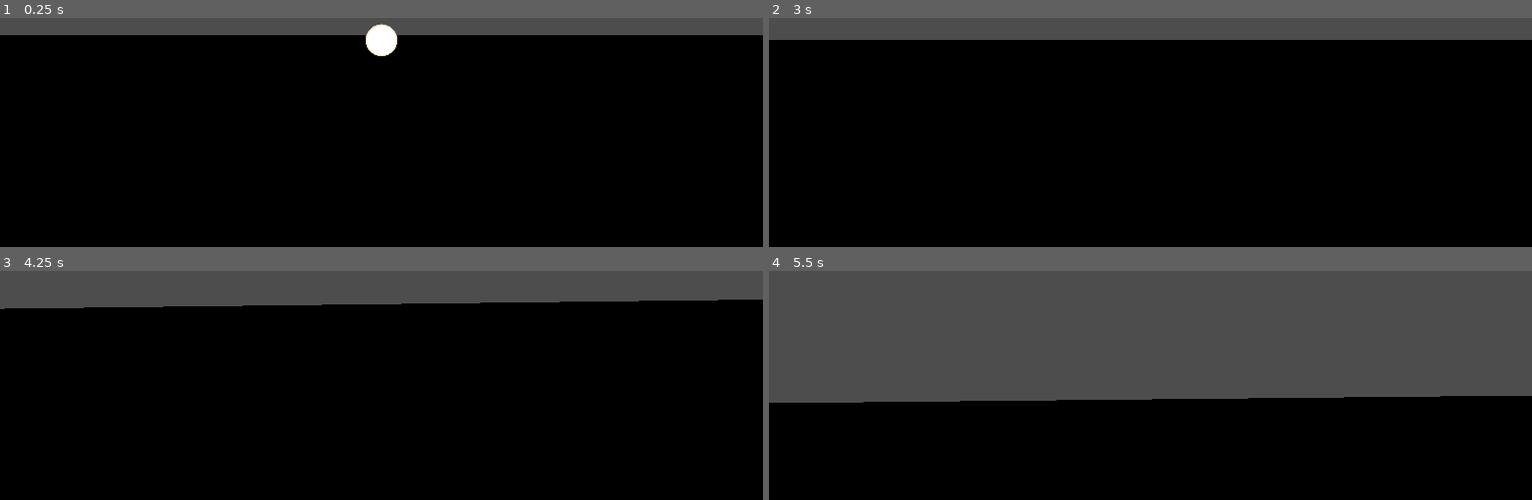
Above: before the commit, frames 1-4 (two rows, left to right).
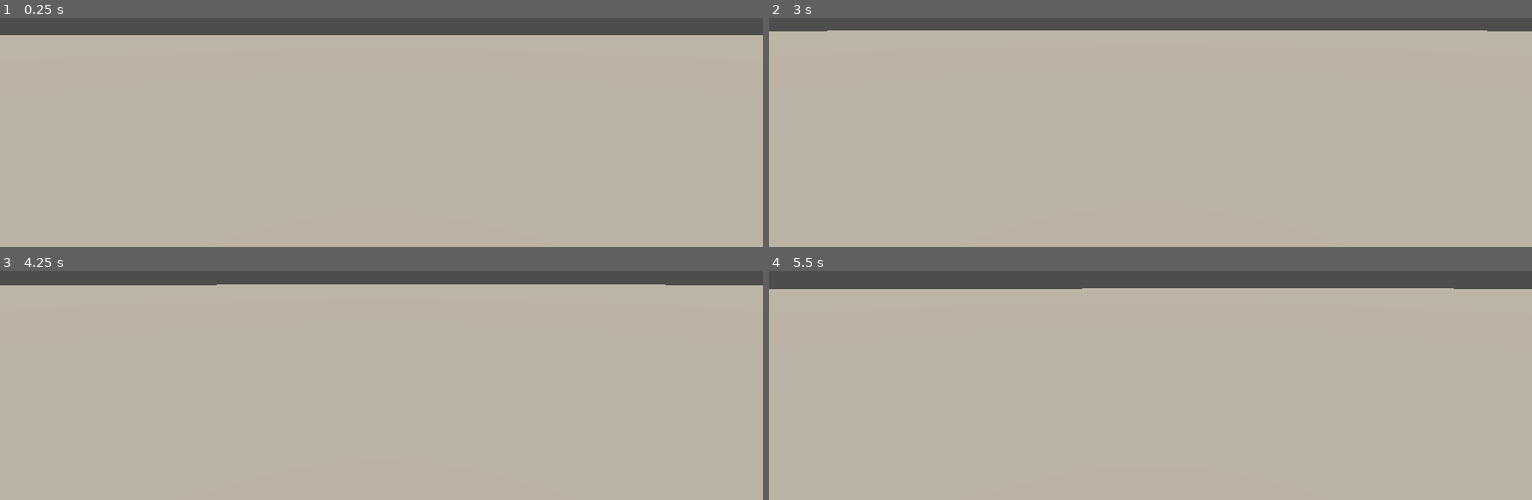
Above: after the commit, the same moments.

Repository: MichaelReel/Island-Generator-for-Godot-4
Game: Godot game, scene res://view/Main.tscn
Two runs of this game, one before a commit and one after it. Both use one fixed random seed, a clock stepped at 60 frames per second and the inputs below.
Inputs (mouse positions are in pixels of both pictures, inside the frame that each line leads up to):
- Up to frame 1 (0.25 s): no input
- Up to frame 2 (3 s): tap Enter at 0.5, 2 s; move the mouse to (1188, 31) at 0.52 s; hold W (forward) from 0.53 s (still down); tap Space (up) at 1.25, 2.75 s; move the mouse to (1112, 34) at 1.27 s; move the mouse to (1165, 24) at 2.02 s; move the mouse to (1142, 38) at 2.77 s
- Up to frame 3 (4.25 s): keep holding W (forward); tap Enter at 3.5 s; move the mouse to (434, 291) at 3.52 s
- Up to frame 4 (5.5 s): keep holding W (forward); move the mouse to (1089, 280) at 4.27 s; move the mouse to (1158, 284) at 5.02 s

The runs differ from the first frame. In frame 1, 93% of the frame differs, in the area x 0-100%, y 2-100%; in frame 2, 95%, in the area x 0-100%, y 5-100%; in frame 3, 94%; in frame 4, 92%.

Commit message:
Porting a bit more of the framework code

Diff:
--- /dev/null
+++ b/lib/terrain/HighLevelTerrain.gd
@@ -0,0 +1,80 @@
+class_name HighLevelTerrain
+extends Object
+"""
+This object is collects stages for generating a highlevel outline of a terrain.
+This works out the land edges and the major bodies of water
+and can be used as a base reference for other terrain features
+"""
+
+signal stage_complete(stage, duration)
+signal all_stages_complete()
+
+
+#var grid: Grid
+#var _island_stage: IslandStage
+#var _regions_stage: RegionStage
+#var _lake_stage: LakeStage
+#var _height_stage: HeightStage
+#var _river_stage: RiverStage
+#var _civil_stage: CivilStage
+#var _cliff_stage: CliffStage
+
+func _init(
+	random_seed: int,
+	edge_length: float,
+	edges_across: int,
+	diff_height: float,
+	diff_max_multi: int,
+	erode_depth: float,
+	land_cell_limit: int,
+	river_count: int,
+	slope_penalty: float,
+	river_penalty: float,
+	cliff_min_slope: float,
+	debug_color_map: DebugColorDict
+) -> void:
+	var rng = RandomNumberGenerator.new()
+	rng.seed = random_seed
+#	grid = Grid.new(edge_length, edges_across, debug_color_map.base_color)
+#	_island_stage = IslandStage.new(grid,  debug_color_map.land_color, land_cell_limit, rng.randi())
+#	_regions_stage = RegionStage.new(_island_stage.get_region(), debug_color_map.region_colors, rng.randi())
+#	_lake_stage = LakeStage.new(_regions_stage, debug_color_map.lake_colors, rng.randi())
+#	_height_stage = HeightStage.new(_island_stage.get_region(), _lake_stage, diff_height, diff_max_multi, rng.randi())
+#	_river_stage = RiverStage.new(grid, _lake_stage, river_count, debug_color_map.river_color, erode_depth, rng.randi())
+#	_civil_stage = CivilStage.new(grid, _lake_stage, slope_penalty, river_penalty)
+#	_cliff_stage = CliffStage.new(grid, _lake_stage, debug_color_map.cliff_color, cliff_min_slope)
+
+
+func perform() -> void:
+	var stages = [
+#		_island_stage,
+#		_regions_stage,
+#		_lake_stage,
+#		_height_stage,
+#		_river_stage,
+#		_civil_stage,
+#		_cliff_stage,
+	]
+
+	for stage in stages:
+		var time_start = Time.get_ticks_msec()
+		stage.perform()
+		emit_signal("stage_complete", stage, Time.get_ticks_msec() - time_start)
+
+	emit_signal("all_stages_complete")
+
+
+#func get_lakes() -> Array:  # -> Array[Region]
+#	return _lake_stage.get_regions()
+#
+#func get_rivers() -> Array:  # -> Array[EdgePath]
+#	return _river_stage.get_rivers()
+#
+#func get_road_paths() -> Array:  # -> Array[TrianglePaths]
+#	return _civil_stage.get_road_paths()
+#
+#func get_road_junctions() -> Array:  # -> Array[Triangle]
+#	return _civil_stage.get_junctions()
+#
+#func get_cliff_surfaces() -> Array:  # -> Array[Array[Triangle]]
+#	return _cliff_stage.get_cliff_surfaces()
--- /dev/null
+++ b/lib/terrain/Stage.gd
@@ -0,0 +1,8 @@
+class_name Stage
+extends Object  # TODO: StageUtils
+"""
+Base interface for each stage
+"""
+
+func perform() -> void:
+	pass
--- /dev/null
+++ b/lib/util/DebugColorDict.gd
@@ -0,0 +1,27 @@
+class_name DebugColorDict
+extends Resource
+
+@export var base_color: Color = Color8(24, 64, 24, 255)
+@export var land_color: Color = Color8(32, 96, 32, 255)
+@export var region_colors := PackedColorArray([
+	land_color, # Color8(  0,   0, 192, 255),
+	land_color, # Color8(  0, 192,   0, 255),
+	land_color, # Color8(192,   0,   0, 255),
+	land_color, # Color8(  0, 192, 192, 255),
+	land_color, # Color8(192, 192,   0, 255),
+	land_color, # Color8(192,   0, 192, 255),
+])
+@export var river_color: Color = Color8(32, 32, 192, 255)
+@export var head_color: Color = river_color # Color8(0, 0, 86, 255)
+@export var mouth_color: Color = river_color # Color8(128, 128, 255, 255)
+@export var lake_colors := PackedColorArray([
+	river_color, # Color8( 48,  48, 192, 255),
+	river_color, # Color8( 32,  32, 192, 255),
+	river_color, # Color8( 16,  16, 192, 255),
+])
+@export var settlement_color: Color = Color8(64, 64, 64, 255)
+@export var road_cell_color: Color = Color8(32, 96, 32, 255)
+@export var road_color: Color = Color8(48, 80, 48, 255)
+@export var junction_marker_color: Color = Color8(64, 48, 32, 255)
+@export var cliff_color: Color = Color8(176, 192, 176, 255)
+@export var special_debug_color: Color = Color8(192, 32, 192, 255)
--- /dev/null
+++ b/lib/util/debug_color_dict.tres
@@ -0,0 +1,19 @@
+[gd_resource type="Resource" script_class="DebugColorDict" load_steps=2 format=3 uid="uid://b1jnfhw6prua2"]
+
+[ext_resource type="Script" path="res://lib/util/DebugColorDict.gd" id="1_qi68n"]
+
+[resource]
+script = ExtResource("1_qi68n")
+base_color = Color(0.0941176, 0.25098, 0.0941176, 1)
+land_color = Color(0.12549, 0.376471, 0.12549, 1)
+region_colors = PackedColorArray(0.12549, 0.376471, 0.12549, 1, 0.12549, 0.376471, 0.12549, 1, 0.12549, 0.376471, 0.12549, 1, 0.12549, 0.376471, 0.12549, 1, 0.12549, 0.376471, 0.12549, 1, 0.12549, 0.376471, 0.12549, 1)
+river_color = Color(0.12549, 0.12549, 0.752941, 1)
+head_color = null
+mouth_color = null
+lake_colors = PackedColorArray(0.12549, 0.376471, 0.12549, 1, 0.12549, 0.376471, 0.12549, 1, 0.12549, 0.376471, 0.12549, 1)
+settlement_color = Color(0.25098, 0.25098, 0.25098, 1)
+road_cell_color = Color(0.12549, 0.376471, 0.12549, 1)
+road_color = Color(0.188235, 0.313726, 0.188235, 1)
+junction_marker_color = Color(0.25098, 0.188235, 0.12549, 1)
+cliff_color = Color(0.690196, 0.752941, 0.690196, 1)
+special_debug_color = Color(0.752941, 0.12549, 0.752941, 1)
--- a/materials/debug_water_surface.tres
+++ b/materials/debug_water_surface.tres
@@ -2,4 +2,4 @@
 
 [resource]
 transparency = 1
-albedo_color = Color(0.0901961, 0.45098, 0.870588, 0.329412)
+albedo_color = Color(0.0901961, 0.45098, 0.870588, 0.784314)
--- a/view/IslandDebugMesh.gd
+++ b/view/IslandDebugMesh.gd
@@ -1,76 +1,50 @@
 extends MeshInstance3D
 
-#@export var random_seed: int = -6398989897141750821 + 3
-#@export var stages_in_thread: bool = true
-#@export var debug_color_dict: Resource
-#@export_category("Grid Size")
-#@export var edge_length: float = 10.0
-#@export var edges_across: int = 100
-#@export_category("Height Map Settings")
-#@export var diff_height: float = 2.0
-#@export var diff_max_multi: int = 3
-#@export var erode_depth: float = 1.0
-#@export_category("Generator Settings")
-#@export var land_cell_limit: int = 4000
-#@export var river_count: int = 30
-#@export var road_slope_penalty: float = 5.0
-#@export var road_river_crossing_penalty: float = 10.0
-#@export var cliff_min_slope: float = 5.0
-#
-#var thread: Thread
-#var high_level_terrain: HighlevelTerrain
-#var last_cursor_triangle: Triangle
-#
-#@onready var _water_material := preload("res://materials/water_surface.tres")
-#@onready var _terrain_material := preload("res://materials/terrain_surface.tres")
-#@onready var _surface_pin := $SurfacePin
-#@onready var _surface_cursor_mesh := $CursorMesh
-#
-#func _ready() -> void:
-#	high_level_terrain = HighlevelTerrain.new(
-#		random_seed,
-#		edge_length,
-#		edges_across,
-#		diff_height,
-#		diff_max_multi,
-#		erode_depth,
-#		land_cell_limit,
-#		river_count,
-#		road_slope_penalty,
-#		road_river_crossing_penalty,
-#		cliff_min_slope,
-#		debug_color_dict
-#	)
-#	var _err1 = high_level_terrain.connect("all_stages_complete", self, "_on_all_stages_complete")
-#	var _err2 = high_level_terrain.connect("stage_complete", self, "_on_stage_complete")
+@export var random_seed: int = -6398989897141750821 + 3
+@export var stages_in_thread: bool = true
+@export var debug_color_dict: Resource
+@export_category("Grid Size")
+@export var edge_length: float = 10.0
+@export var edges_across: int = 100
+@export_category("Height Map Settings")
+@export var diff_height: float = 2.0
+@export var diff_max_multi: int = 3
+@export var erode_depth: float = 1.0
+@export_category("Generator Settings")
+@export var land_cell_limit: int = 4000
+@export var river_count: int = 30
+@export var road_slope_penalty: float = 5.0
+@export var road_river_crossing_penalty: float = 10.0
+@export var cliff_min_slope: float = 5.0
+
+var thread: Thread
+var high_level_terrain: HighLevelTerrain
+
+@onready var _water_material := preload("res://materials/debug_water_surface.tres")
+@onready var _terrain_material := preload("res://materials/debug_terrain_surface.tres")
+
+func _ready() -> void:
+	high_level_terrain = HighLevelTerrain.new(
+		random_seed,
+		edge_length,
+		edges_across,
+		diff_height,
+		diff_max_multi,
+		erode_depth,
+		land_cell_limit,
+		river_count,
+		road_slope_penalty,
+		road_river_crossing_penalty,
+		cliff_min_slope,
+		debug_color_dict
+	)
+	var _err1 = high_level_terrain.connect("all_stages_complete", _on_all_stages_complete)
+	var _err2 = high_level_terrain.connect("stage_complete", _on_stage_complete)
 #	if stages_in_thread:
 #		thread = Thread.new()
 #		var _err = thread.start(self, "_stage_thread")
 #	else:
 #		_stage_thread()
-#
-#func _physics_process(delta : float):
-#	# Move pin around the grid
-#	if Input.is_action_pressed("pin_move_north"):
-#		_surface_pin.translation.z -= delta * pin_speed
-#	if Input.is_action_pressed("pin_move_south"):
-#		_surface_pin.translation.z += delta * pin_speed
-#	if Input.is_action_pressed("pin_move_west"):
-#		_surface_pin.translation.x -= delta * pin_speed
-#	if Input.is_action_pressed("pin_move_east"):
-#		_surface_pin.translation.x += delta * pin_speed
-#
-#	_update_pin_cursor_display()
-#
-#func _update_pin_cursor_display() -> void:
-#	_surface_pin.translation.y = high_level_terrain.grid.get_height_at_xz(
-#		_surface_pin.translation.x, _surface_pin.translation.z
-#	)
-#
-#	var triangle = high_level_terrain.grid.get_triangle_at(_surface_pin.translation.x, _surface_pin.translation.z)
-#	if not last_cursor_triangle == triangle:
-#		last_cursor_triangle = triangle
-#		_surface_cursor_mesh.set_mesh(MeshUtils.get_cursor_mesh(triangle))
 #
 #func _exit_tree():
 #	if stages_in_thread:
@@ -82,10 +56,10 @@
 #	high_level_terrain.perform()
 #
 #	_update_pin_cursor_display()
-#
-#func _on_stage_complete(stage: Stage, duration: int) -> void:
-#	print("%s completed in %d msecs" % [stage, duration])
-#	var time_start = OS.get_ticks_msec()
+
+func _on_stage_complete(stage: Stage, duration: int) -> void:
+	print("%s completed in %d msecs" % [stage, duration])
+	var time_start = Time.get_ticks_msec()
 #	_update_land_terrain_mesh()
 #	match str(stage):
 #		"River Stage":
@@ -96,11 +70,11 @@
 #			_create_road_sign_debug_meshes(_terrain_material)
 #		"Cliff Stage":
 #			_create_cliff_mesh_instances(_terrain_material)
-#	print("%s meshed updated in %d msecs" % [stage, (OS.get_ticks_msec() - time_start)])
-#
-#func _on_all_stages_complete() -> void:
-#	print("High Level Terrain stages complete")
-#
+	print("%s meshed updated in %d msecs" % [stage, (Time.get_ticks_msec() - time_start)])
+
+func _on_all_stages_complete() -> void:
+	print("High Level Terrain stages complete")
+
 #func _update_land_terrain_mesh() -> void:
 #	var island_mesh: Mesh = MeshUtils.get_land_mesh(high_level_terrain, debug_color_dict)
 #	set_mesh(island_mesh)
--- a/view/IslandDebugMesh.tscn
+++ b/view/IslandDebugMesh.tscn
@@ -1,5 +1,6 @@
-[gd_scene load_steps=3 format=3 uid="uid://bh5aiqjtrj2hn"]
+[gd_scene load_steps=4 format=3 uid="uid://bh5aiqjtrj2hn"]
 
+[ext_resource type="Material" uid="uid://cj2ghxula37y0" path="res://materials/debug_terrain_surface.tres" id="1_ope23"]
 [ext_resource type="Script" path="res://view/IslandDebugMesh.gd" id="1_ynsfo"]
 
 [sub_resource type="PlaneMesh" id="PlaneMesh_pgab5"]
@@ -7,4 +8,5 @@
 
 [node name="IslandDebugMesh" type="MeshInstance3D"]
 mesh = SubResource("PlaneMesh_pgab5")
+surface_material_override/0 = ExtResource("1_ope23")
 script = ExtResource("1_ynsfo")
--- a/view/Main.tscn
+++ b/view/Main.tscn
@@ -1,9 +1,7 @@
-[gd_scene load_steps=4 format=3 uid="uid://cxl6ppg12bdw5"]
+[gd_scene load_steps=3 format=3 uid="uid://cxl6ppg12bdw5"]
 
 [ext_resource type="PackedScene" uid="uid://bh5aiqjtrj2hn" path="res://view/IslandDebugMesh.tscn" id="1_6k65b"]
 [ext_resource type="PackedScene" uid="uid://c0h7ikfpntf4l" path="res://lib/camera/DebugCameraControl.tscn" id="2_45wnh"]
-
-[sub_resource type="SphereMesh" id="SphereMesh_abawt"]
 
 [node name="Main" type="Node3D"]
 
@@ -11,12 +9,8 @@
 
 [node name="DebugCameraControl" parent="." instance=ExtResource("2_45wnh")]
 transform = Transform3D(1, 0, 0, 0, 1, 0, 0, 0, 1, 0, 3.66493, 0)
+max_speed = 10.0
 
 [node name="DirectionalLight3D" type="DirectionalLight3D" parent="."]
-transform = Transform3D(0.34202, 0.939693, 0, -0.939693, 0.34202, 0, 0, 0, 1, 0, 0, 0)
 light_color = Color(0.909804, 0.870588, 0.8, 1)
-light_energy = 9.312
-
-[node name="MeshInstance3D" type="MeshInstance3D" parent="."]
-transform = Transform3D(1, 0, 0, 0, 1, 0, 0, 0, 1, 0, 3.4343, -8.70886)
-mesh = SubResource("SphereMesh_abawt")
+light_angular_distance = 66.62
